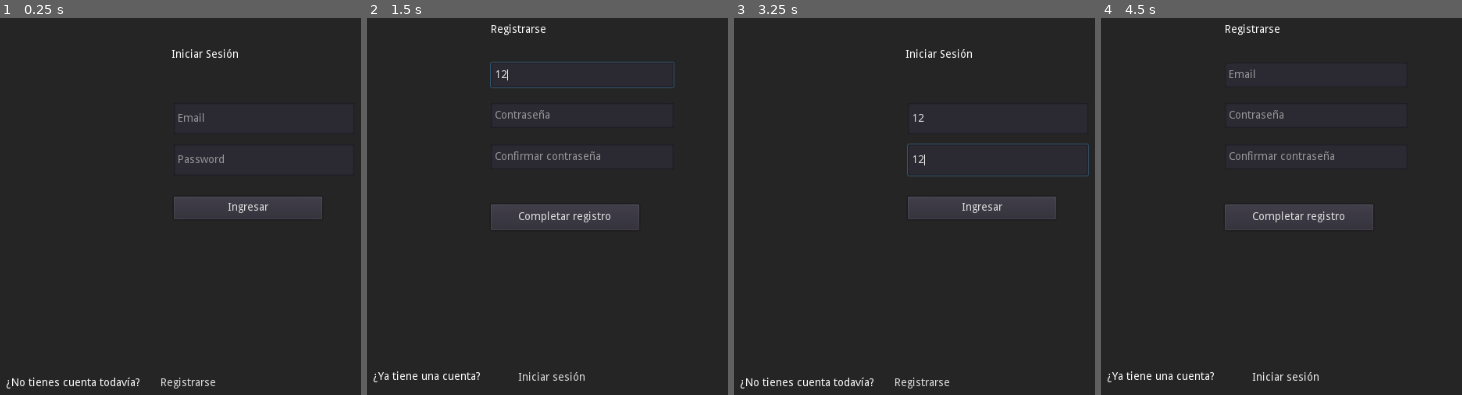
Above: before the commit, frames 1-4 (left to right).
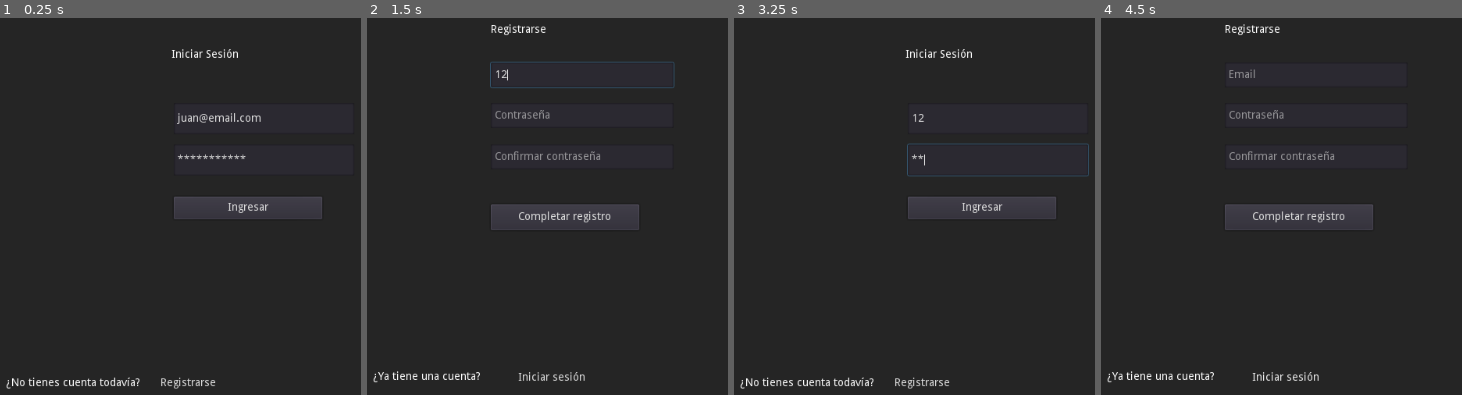
Above: after the commit, the same moments.

Repository: Radhe-0/LLM
Game: Godot game, scene res://scenes/login/login.tscn
Same seed, same stepped clock (60 frames per second), same inputs: the game is played once before the commit and once after it.
Inputs (mouse positions are in pixels of both pictures, inside the frame that each line leads up to):
- Up to frame 1 (0.25 s): no input
- Up to frame 2 (1.5 s): click "Registrarse" at 0.5 s; click (583, 74) at 1.27 s; type "12" at 1.35 s
- Up to frame 3 (3.25 s): click (950, 116) at 1.5 s; type "12" at 1.58 s; click (950, 157) at 1.73 s; type "12" at 1.82 s; click "Iniciar sesión" at 2 s; click (997, 119) at 2.77 s; type "12" at 2.85 s; click (997, 161) at 3 s; type "12" at 3.08 s
- Up to frame 4 (4.5 s): click "Ingresar" at 3.5 s; click "Registrarse" at 4.25 s

The runs differ from the first frame. In frame 1, 0.5% of the frame differs, in the area x 49-73%, y 25-39%; in frame 2, nothing differs; in frame 3, less than 0.1%; in frame 4, nothing differs.

Commit message:
nuevas funcionalidades

Diff:
--- /dev/null
+++ b/scenes/contacto_ls/contacto_ls.gd
@@ -0,0 +1,6 @@
+extends Control
+
+
+func set_nickname_email(nickname, email):
+	$nickname.text = nickname
+	$email.text = email
--- a/scenes/contacto_ls/contacto_ls.tscn
+++ b/scenes/contacto_ls/contacto_ls.tscn
@@ -1,4 +1,6 @@
-[gd_scene load_steps=4 format=2]
+[gd_scene load_steps=5 format=2]
+
+[ext_resource path="res://scenes/contacto_ls/contacto_ls.gd" type="Script" id=1]
 
 [sub_resource type="StyleBoxFlat" id=5]
 bg_color = Color( 0.211765, 0.211765, 0.211765, 1 )
@@ -18,6 +20,7 @@
 margin_right = 371.0
 margin_bottom = 50.0
 rect_min_size = Vector2( 371, 50 )
+script = ExtResource( 1 )
 
 [node name="Button" type="Button" parent="."]
 anchor_right = 1.0
@@ -25,14 +28,14 @@
 mouse_default_cursor_shape = 2
 theme = SubResource( 4 )
 
-[node name="usuario_label" type="Label" parent="."]
+[node name="nickname" type="Label" parent="."]
 margin_left = 65.0
 margin_top = 10.0
 margin_right = 196.0
 margin_bottom = 28.0
 text = "nombre usuario"
 
-[node name="usuario_label2" type="Label" parent="."]
+[node name="email" type="Label" parent="."]
 margin_left = 65.0
 margin_top = 28.0
 margin_right = 257.0
--- a/scenes/login/login.tscn
+++ b/scenes/login/login.tscn
@@ -13,6 +13,7 @@
 color = Color( 0.14902, 0.14902, 0.14902, 1 )
 
 [node name="registro" type="Control" parent="."]
+visible = false
 
 [node name="Label" type="Label" parent="registro"]
 margin_left = 170.0
@@ -67,7 +68,6 @@
 flat = true
 
 [node name="login" type="Control" parent="."]
-visible = false
 
 [node name="Label" type="Label" parent="login"]
 margin_left = 231.0
@@ -81,6 +81,7 @@
 margin_top = 218.0
 margin_right = 465.0
 margin_bottom = 258.0
+text = "juan@email.com"
 placeholder_text = "Email"
 
 [node name="password" type="LineEdit" parent="login"]
@@ -88,6 +89,8 @@
 margin_top = 271.0
 margin_right = 465.0
 margin_bottom = 311.0
+text = "contraseña1"
+secret = true
 placeholder_text = "Password"
 
 [node name="registrarse" type="Button" parent="login"]
--- a/scenes/main/main.gd
+++ b/scenes/main/main.gd
@@ -23,8 +23,7 @@
 	set_process(false)
 
 func _connected(_proto = ""):
-	print("A1. Conectado con el servidor")
-	print("A2. Solicitando contactos")
+	solicitud_al_servidor("obtener_nickname", {"email": Global.email})
 	solicitud_al_servidor("obtener_contactos", {"email":  Global.email})
 
 func solicitud_al_servidor(accion: String, data: Dictionary):
@@ -34,11 +33,28 @@
 
 ###########################################
 
+func colocar_contactos(contactos): # agregar animacion y foto de cada contacto
+	var nodos_contacto = []
+	# Empezar animacion
+	for contacto in contactos:
+		var contacto_ls = load("res://scenes/contacto_ls/contacto_ls.tscn").instance()
+		contacto_ls.set_nickname_email(contacto[1], contacto[0])
+		nodos_contacto.append(contacto_ls)
+
+	for nodo in nodos_contacto:
+		$contactos_scroll/VBoxContainer.add_child(nodo)
+	# terminar animacion
+
+
 func _handler():
 	var datos_recibidos = _client.get_peer(1).get_packet().get_string_from_utf8()
 	var respuesta = JSON.parse(datos_recibidos).result # diccionario
 
 	if respuesta["tipo"] == "obtener_contactos":
-		print(respuesta["data"])
+		colocar_contactos(respuesta["data"])
+	elif respuesta["tipo"] == "obtener_nickname":
+		$nickname.text = respuesta["data"]
+		$email.text = Global.email
+
 	elif respuesta["tipo"] == "obtener_estados":
 		print("Obteniendo estados...")
--- a/scenes/main/main.tscn
+++ b/scenes/main/main.tscn
@@ -1,6 +1,5 @@
-[gd_scene load_steps=5 format=2]
+[gd_scene load_steps=4 format=2]
 
-[ext_resource path="res://scenes/contacto_ls/contacto_ls.tscn" type="PackedScene" id=1]
 [ext_resource path="res://scenes/main/main.gd" type="Script" id=2]
 
 [sub_resource type="StyleBoxFlat" id=1]
@@ -41,7 +40,7 @@
 margin_bottom = 33.0
 text = "Radhesito99"
 
-[node name="correo" type="Label" parent="."]
+[node name="email" type="Label" parent="."]
 margin_left = 100.0
 margin_top = 43.0
 margin_right = 292.0
@@ -62,10 +61,6 @@
 margin_bottom = 580.0
 
 [node name="VBoxContainer" type="VBoxContainer" parent="contactos_scroll"]
-margin_right = 371.0
-margin_bottom = 50.0
-
-[node name="contacto_ls" parent="contactos_scroll/VBoxContainer" instance=ExtResource( 1 )]
 
 [node name="estados_scroll" type="ScrollContainer" parent="."]
 margin_left = 417.0
